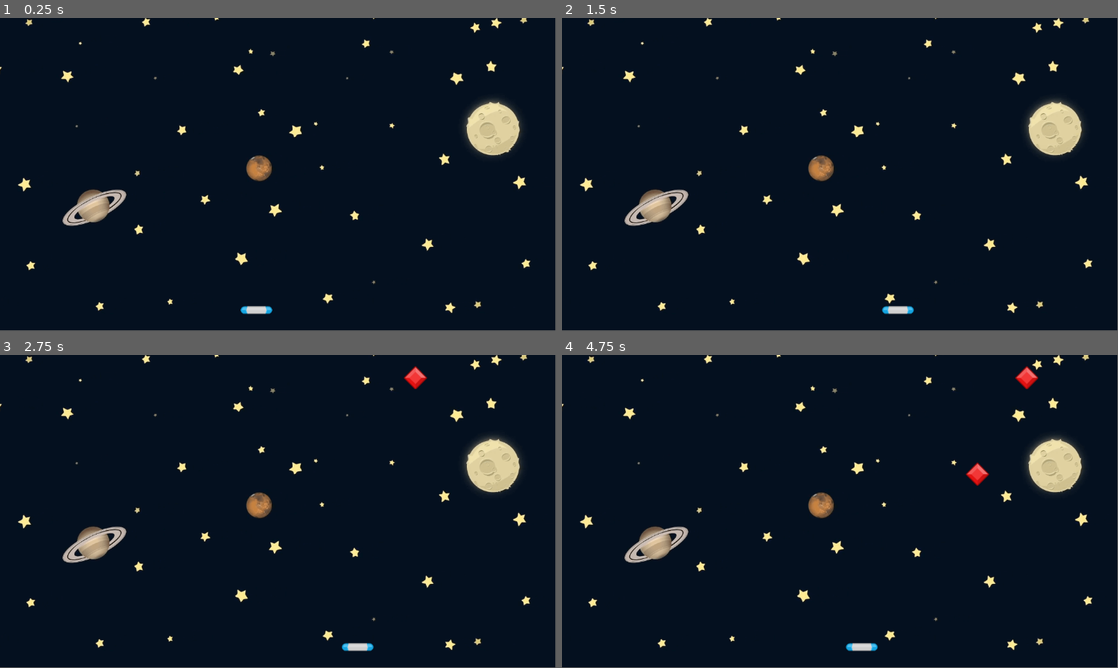
Above: before the commit, frames 1-4 (two rows, left to right).
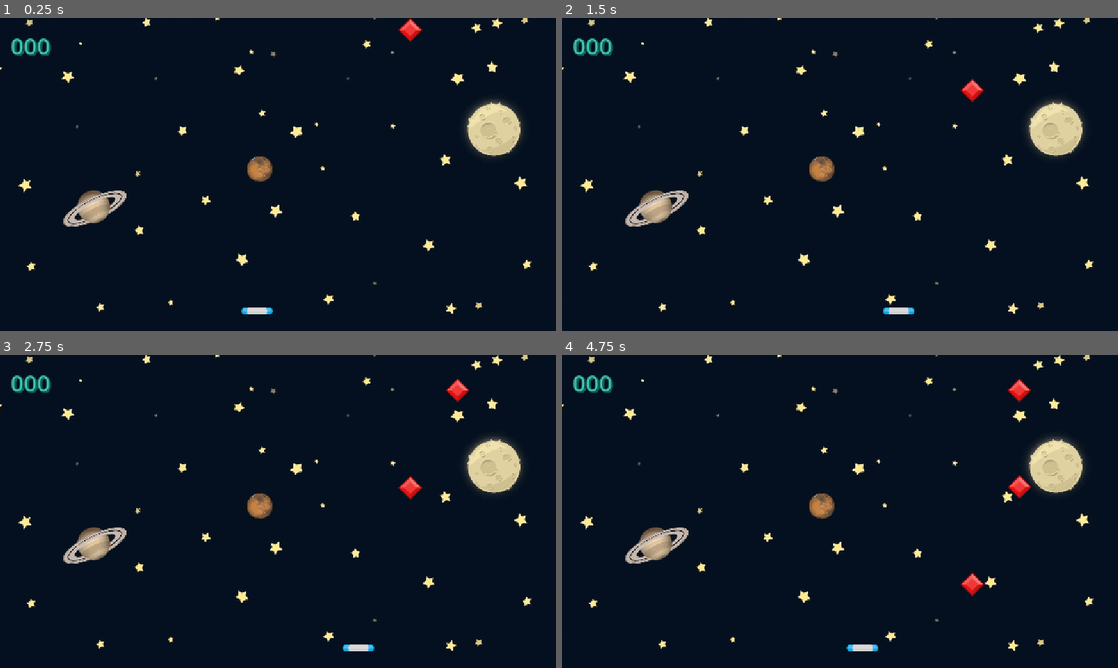
Above: after the commit, the same moments.

Repository: ArayaCG/gem_catcher
Game: Godot game, scene res://Scenes/Game/Game.tscn
Two runs of this game, one before a commit and one after it. Both use one fixed random seed, a clock stepped at 60 frames per second and the inputs below.
Inputs:
- Up to frame 1 (0.25 s): no input
- Up to frame 2 (1.5 s): hold D (move_right) 0.53-1.28 s; hold A (move_left) from 1.28 s (still down)
- Up to frame 3 (2.75 s): release A (move_left) at 2.03 s; hold D (move_right) from 2.03 s (still down)
- Up to frame 4 (4.75 s): release D (move_right) at 3.53 s; hold A (move_left) from 3.53 s (still down)
In our replay, the window is 799x449 before the commit and 800x450 after it. These sizes can differ from the game's own. Grey fills any space a smaller window leaves; there, only what the larger window draws over its background counts as a difference.

The runs differ from the first frame. In frame 1, 2.0% of the frame differs, in the area x 0-96%, y 0-95%; in frame 2, 2.0%; in frame 3, 2.3%; in frame 4, 2.7%.

Commit message:
Final commit (por ahora)

Diff:
--- a/Scenes/Game/Game.gd
+++ b/Scenes/Game/Game.gd
@@ -1,24 +1,58 @@
 extends Node2D
 
+class_name Game
+
+@onready var spawn_timer: Timer = $SpawnTimer
+@onready var paddle: Area2D = $Paddle
+@onready var score_sound: AudioStreamPlayer2D = $ScoreSound
+@onready var sound: AudioStreamPlayer = $Sound
+@onready var score_label: Label = $ScoreLabel
+
 const GEM = preload("res://Scenes/Gem/Gem.tscn")
+const MARGIN: float = 25.0
+const EXPLODE = preload("res://assets/explode.wav")
+
+var _score_count: int = 0
+static var _vp_r: Rect2
+
+func _ready() -> void:
+	update_vp()
+	get_viewport().size_changed.connect(update_vp)
+	spawn_gem()
+
+static func get_vpr() -> Rect2:
+	return _vp_r
+
+func update_vp() -> void:
+		_vp_r = get_viewport_rect()
 
 func spawn_gem() -> void:
-	var new_gem = GEM.instantiate()
+	var new_gem: Gem = GEM.instantiate()
+	var x_pos: float = randf_range(_vp_r.position.x+MARGIN, _vp_r.end.x-MARGIN)
 
-	var screen_rect = get_viewport_rect()
+	new_gem.position = Vector2(x_pos, -MARGIN)
+	new_gem.gem_off_screen.connect(_on_gem_off_screen)
+	add_child(new_gem)
 
-	var x_pos: float = randf_range(screen_rect.position.x, screen_rect.end.x)
-
-	new_gem.position = Vector2(x_pos, -50.0)
-
-	add_child(new_gem)
+func stop_all() -> void:
+	sound.stop()
+	sound.stream = EXPLODE
+	sound.play()
+	paddle.set_process(false)
+	spawn_timer.stop()
+	for child in get_children():
+		if child is Gem:
+			child.set_process(false)
 
 
 func _on_paddle_area_entered(area: Area2D) -> void:
-	print ("collision", area)
+	_score_count += 1
+	score_label.text = "%03d" % _score_count;
+	score_sound.position = area.position
+	score_sound.play()
 
 func _on_gem_off_screen() -> void:
-	print ("que onda")
+	stop_all()
 
 func _on_timer_timeout() -> void:
 	spawn_gem()
--- a/Scenes/Game/Game.tscn
+++ b/Scenes/Game/Game.tscn
@@ -1,8 +1,10 @@
-[gd_scene load_steps=4 format=3 uid="uid://bn2n0fjdnbvjv"]
+[gd_scene load_steps=6 format=3 uid="uid://bn2n0fjdnbvjv"]
 
 [ext_resource type="Script" uid="uid://cgdgbw5xpx3h0" path="res://Scenes/Game/Game.gd" id="1_ln2h6"]
 [ext_resource type="Texture2D" uid="uid://m14e05lcg3qk" path="res://assets/GameBg.png" id="1_rdw05"]
 [ext_resource type="PackedScene" uid="uid://c4rwydyps12sg" path="res://Scenes/Paddle/Paddle.tscn" id="2_gwu2e"]
+[ext_resource type="AudioStream" uid="uid://dwuwcfwcp7inu" path="res://assets/bgm_action_5.mp3" id="4_y3kpf"]
+[ext_resource type="AudioStream" uid="uid://d1ru44h5gwqxa" path="res://assets/spell1_0.wav" id="5_3k6gv"]
 
 [node name="Game" type="Node2D"]
 script = ExtResource("1_ln2h6")
@@ -16,9 +18,32 @@
 position = Vector2(532, 606)
 scale = Vector2(0.63, 0.63)
 
-[node name="Timer" type="Timer" parent="."]
+[node name="SpawnTimer" type="Timer" parent="."]
 wait_time = 2.0
 autostart = true
 
+[node name="Sound" type="AudioStreamPlayer" parent="."]
+stream = ExtResource("4_y3kpf")
+volume_db = -15.0
+autoplay = true
+
+[node name="ScoreSound" type="AudioStreamPlayer2D" parent="."]
+stream = ExtResource("5_3k6gv")
+
+[node name="ScoreLabel" type="Label" parent="."]
+offset_left = 21.0
+offset_top = 23.0
+offset_right = 103.0
+offset_bottom = 90.0
+theme_override_colors/font_color = Color(0.250178, 0.76646, 0.659667, 1)
+theme_override_colors/font_shadow_color = Color(0.0200523, 0.549208, 0.45861, 1)
+theme_override_colors/font_outline_color = Color(0.0156863, 0.0627451, 0.121569, 1)
+theme_override_constants/shadow_offset_x = 3
+theme_override_constants/shadow_offset_y = 2
+theme_override_constants/outline_size = 5
+theme_override_constants/shadow_outline_size = 1
+theme_override_font_sizes/font_size = 48
+text = "000"
+
 [connection signal="area_entered" from="Paddle" to="." method="_on_paddle_area_entered"]
-[connection signal="timeout" from="Timer" to="." method="_on_timer_timeout"]
+[connection signal="timeout" from="SpawnTimer" to="." method="_on_timer_timeout"]
--- a/Scenes/Gem/Gem.gd
+++ b/Scenes/Gem/Gem.gd
@@ -1,8 +1,9 @@
 extends Area2D
 
-const SPEED: float = 100.0
+class_name Gem
+
+const SPEED: float = 200.0
 signal gem_off_screen
-
 
 func die() -> void :
 	set_process(false)
@@ -14,8 +15,9 @@
 func _process(delta: float) -> void:
 
 	position.y  += 100 * delta
-	if position.y > get_viewport_rect().end.y :
+	if position.y > Game.get_vpr().end.y :
 		gem_off_screen.emit()
+		print ("desde el nodo de gema")
 		die()
 
 func _on_area_entered(area: Area2D) -> void:
--- a/Scenes/Paddle/Paddle.gd
+++ b/Scenes/Paddle/Paddle.gd
@@ -15,8 +15,8 @@
 
 	position.x = clampf(
 		position.x,
-		get_viewport_rect().position.x + 33 ,
-		get_viewport_rect().end.x - 33
+		Game.get_vpr().position.x + 33 ,
+		Game.get_vpr().end.x - 33
 	)
 
 
--- a/project.godot
+++ b/project.godot
@@ -14,6 +14,10 @@
 run/main_scene="uid://bn2n0fjdnbvjv"
 config/features=PackedStringArray("4.4", "Mobile")
 config/icon="res://icon.svg"
+
+[display]
+
+window/stretch/mode="canvas_items"
 
 [editor]
 
Not shown, changed: assets/bgm_action_5.mp3.import
